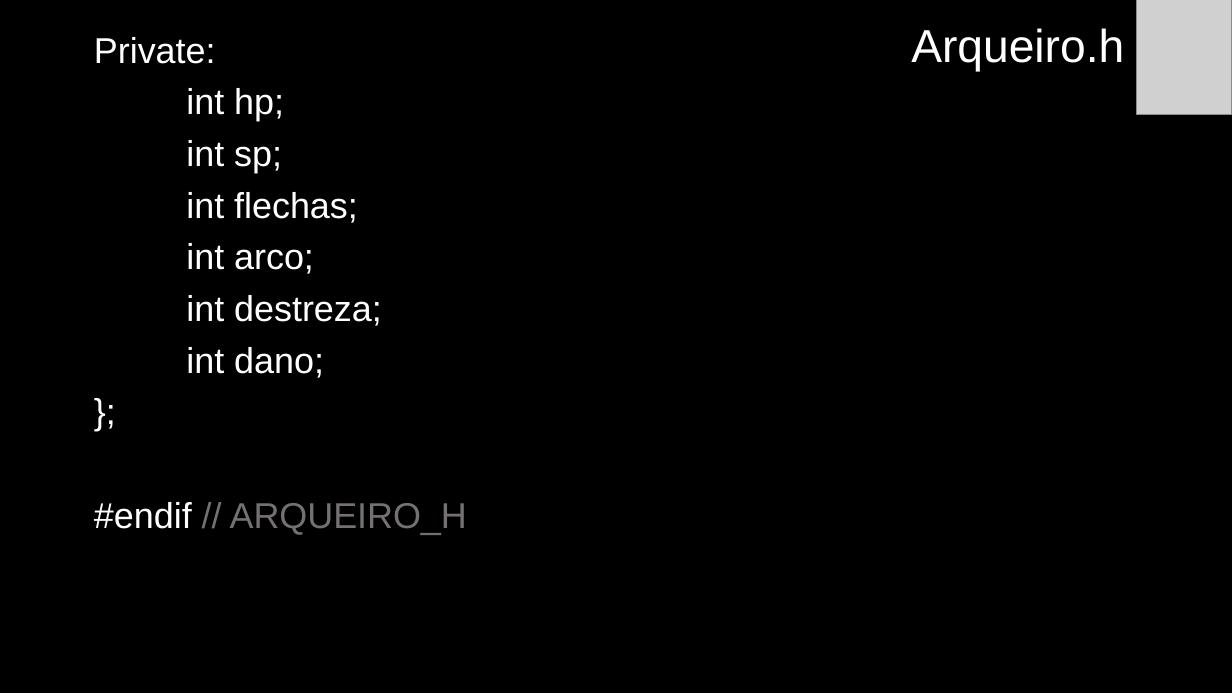
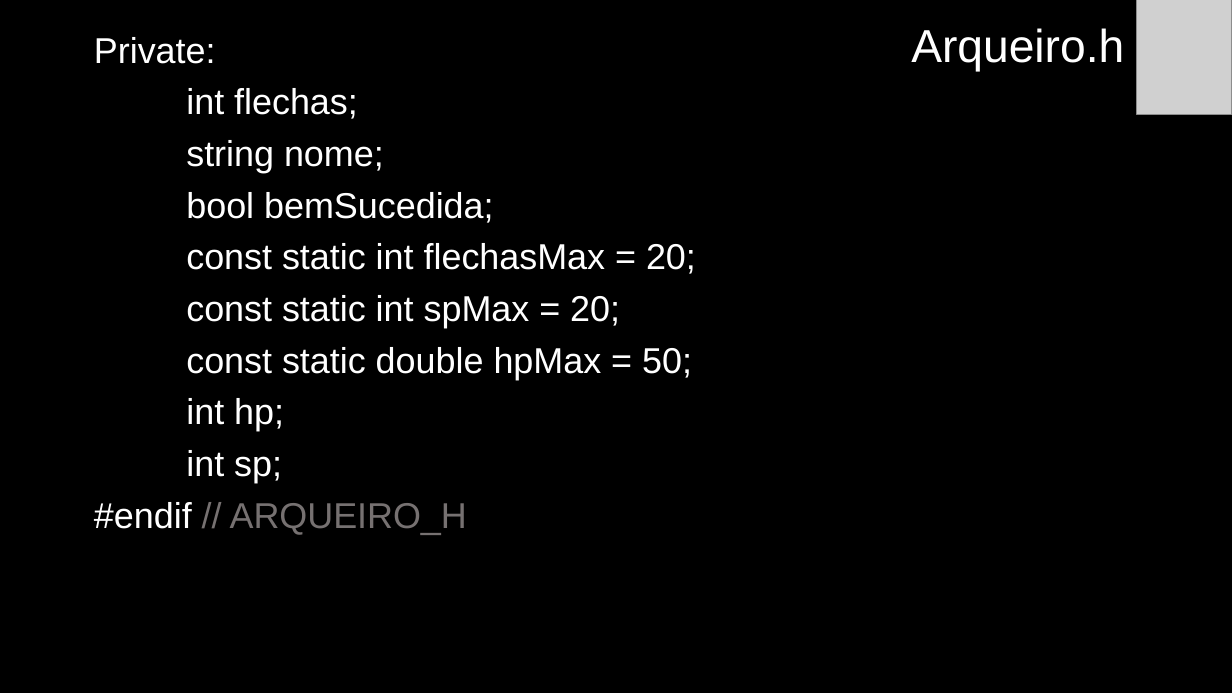
Before and after one commit to anaisabelamr/Arqueiro, a slide deck: slide 5 of Arqueiro/Arqueiro.pptx. Drawn at 1232x693 pixels with LibreOffice and Linux fonts; fonts in the diff are those of the drawing; grey boxes stand for pictures. Boxes give left, top, right and bottom in pixels: in the first picture for what was removed or moved away, otherwise in the second. Text is boxed around its words. In the diff, an @@ line names an element or a change of style, - is before the commit and + after.

```diff
--- a/Arqueiro/Arqueiro.pptx
+++ b/Arqueiro/Arqueiro.pptx
@@ text at bbox=[186, 88, 696, 380]: paragraphs added @@
+int flechas;
+string nome;
+bool bemSucedida;
+const static int flechasMax = 20;
+const static int spMax = 20;
+const static double hpMax = 50;
@@ text at bbox=[186, 192, 382, 378]: paragraphs removed @@
-int flechas;
-int arco;
-int destreza;
-int dano;
-};
```
Also in this commit, not shown: 9 other slides changed, 18 slides added, 18 other files.
